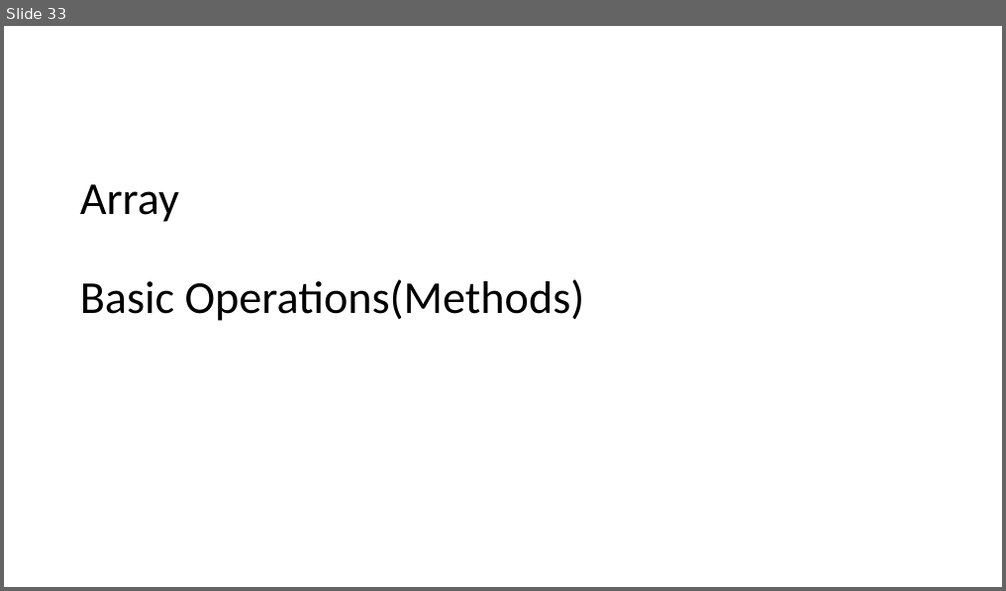
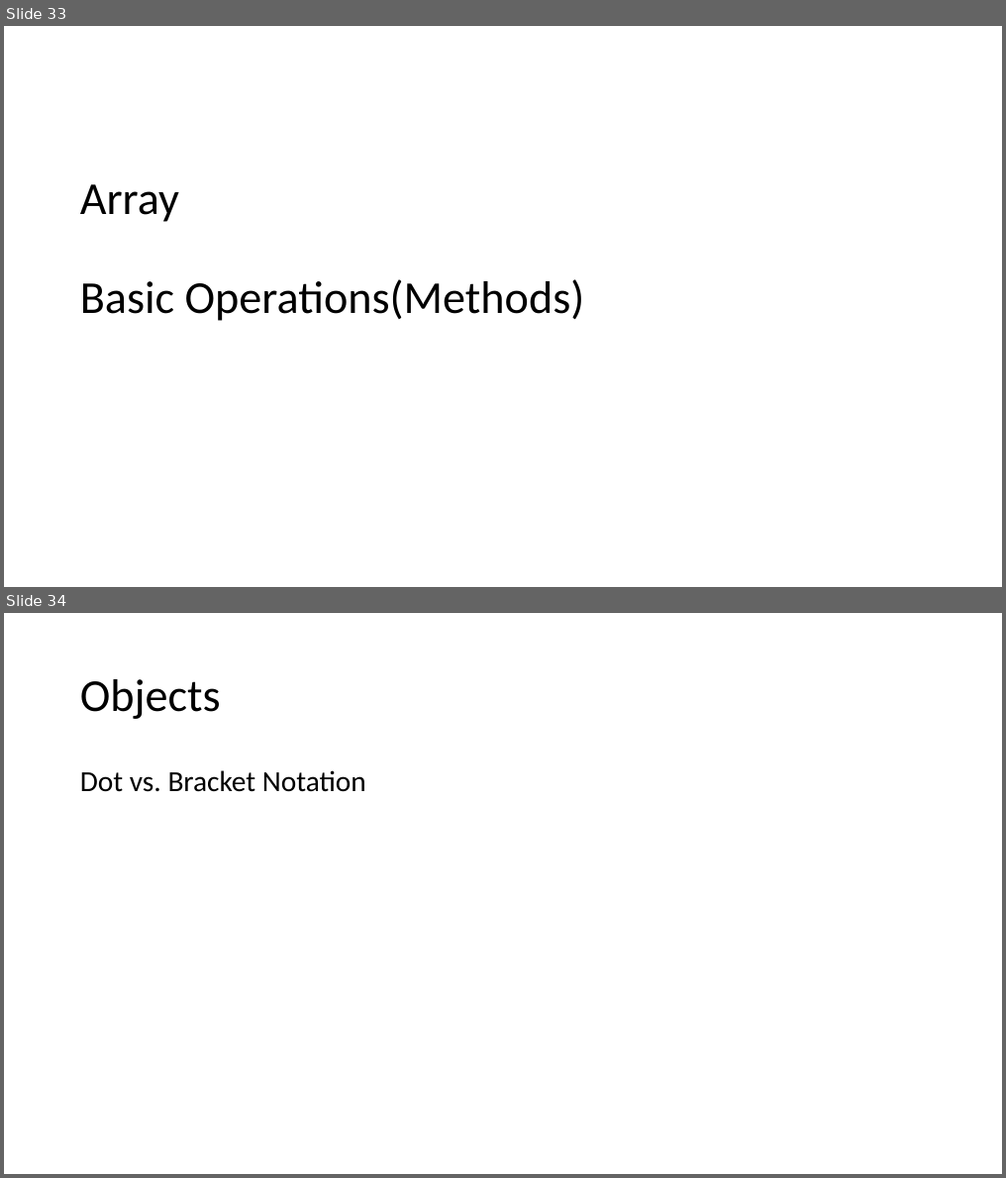
Before and after one commit to PiyushChaturvedii/Batch05, a slide deck: JavaScript.pptx. Shown one above the other, each under a label of ours: slide 33 before the commit, slides 33 and 34 after it. The pictures are 1006x591 and 1006x1178 pixels, drawn with LibreOffice and Linux fonts; fonts in the diff are those of the drawing. Boxes give left, top, right and bottom in pixels: in the first picture for what was removed or moved away, otherwise in the second. Text is boxed around its words. In the diff, an @@ line names an element or a change of style, - is before the commit and + after.

```diff
--- a/JavaScript.pptx
+++ b/JavaScript.pptx
@@ slide 34 added at (4, 613, 1002, 1174), background #FFFFFF @@
@@ title added at (80, 679, 221, 719), 44 pt, text #000000 @@
+Objects
@@ text added at (80, 770, 366, 792), 28 pt, text #000000 @@
+Dot vs. Bracket Notation
```
Also in this commit, not shown: 1 slide removed, 3 other files.
